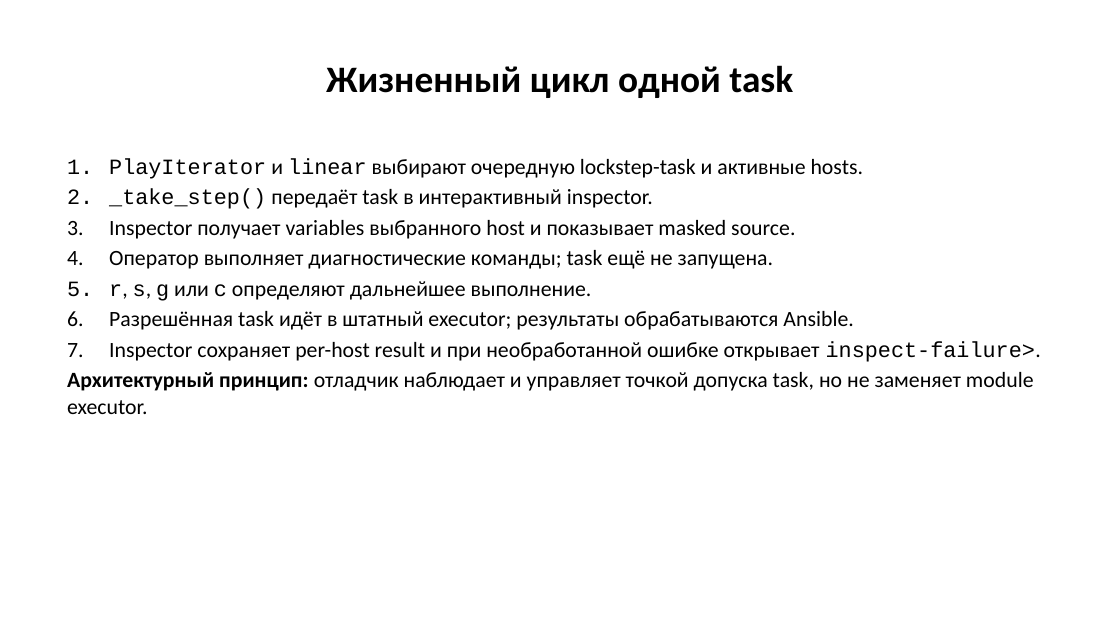
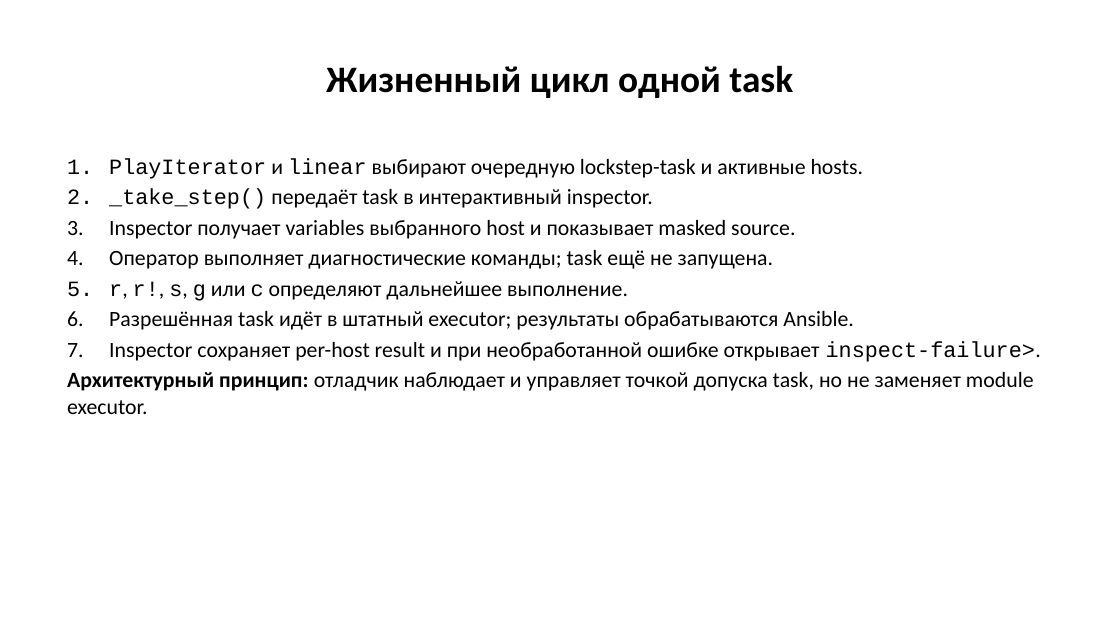
Before and after one commit to dtarasov7/ansible-debug, a slide deck: slide 6 of presentation/inspect-step-technical-overview-ru.pptx. Drawn at 1120x630 pixels with LibreOffice and Linux fonts; fonts in the diff are those of the drawing. Boxes give left, top, right and bottom in pixels: in the first picture for what was removed or moved away, otherwise in the second. Text is boxed around its words. In the diff, an @@ line names an element or a change of style, - is before the commit and + after.

```diff
--- a/presentation/inspect-step-technical-overview-ru.pptx
+++ b/presentation/inspect-step-technical-overview-ru.pptx
@@ text at [109, 281, 628, 301]: text changed @@
-5. r, s, g или c определяют дальнейшее выполнение.
+5. r, r!, s, g или c определяют дальнейшее выполнение.
```
Also in this commit, not shown: 4 other slides changed, 12 other files.
